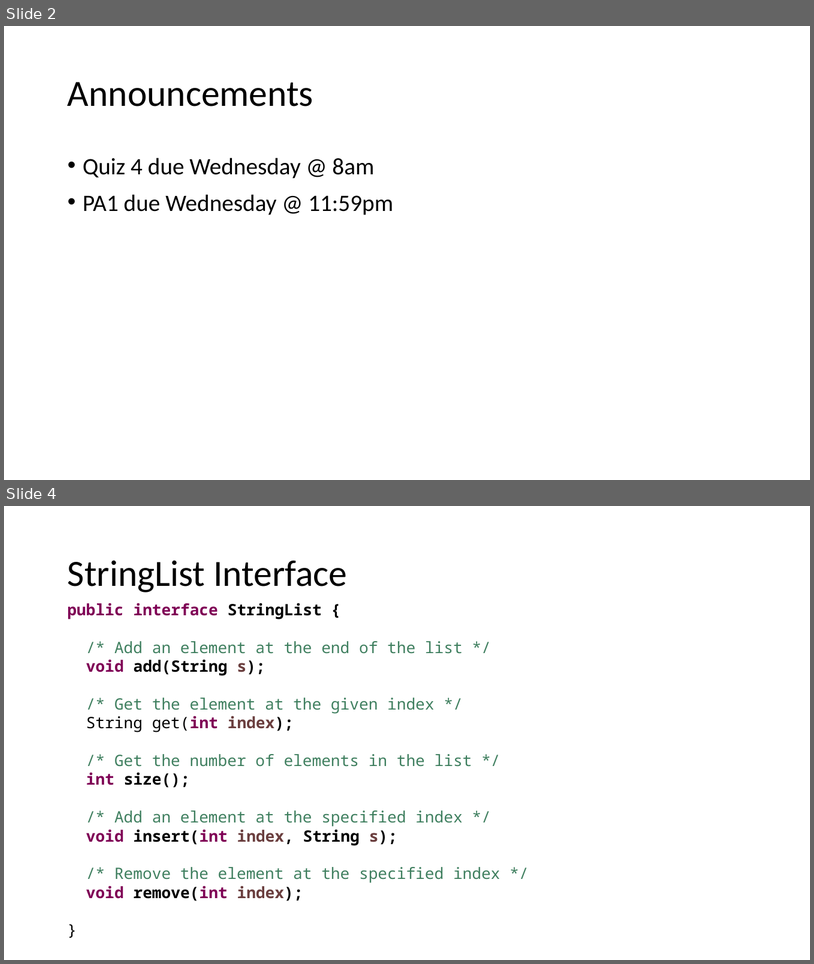
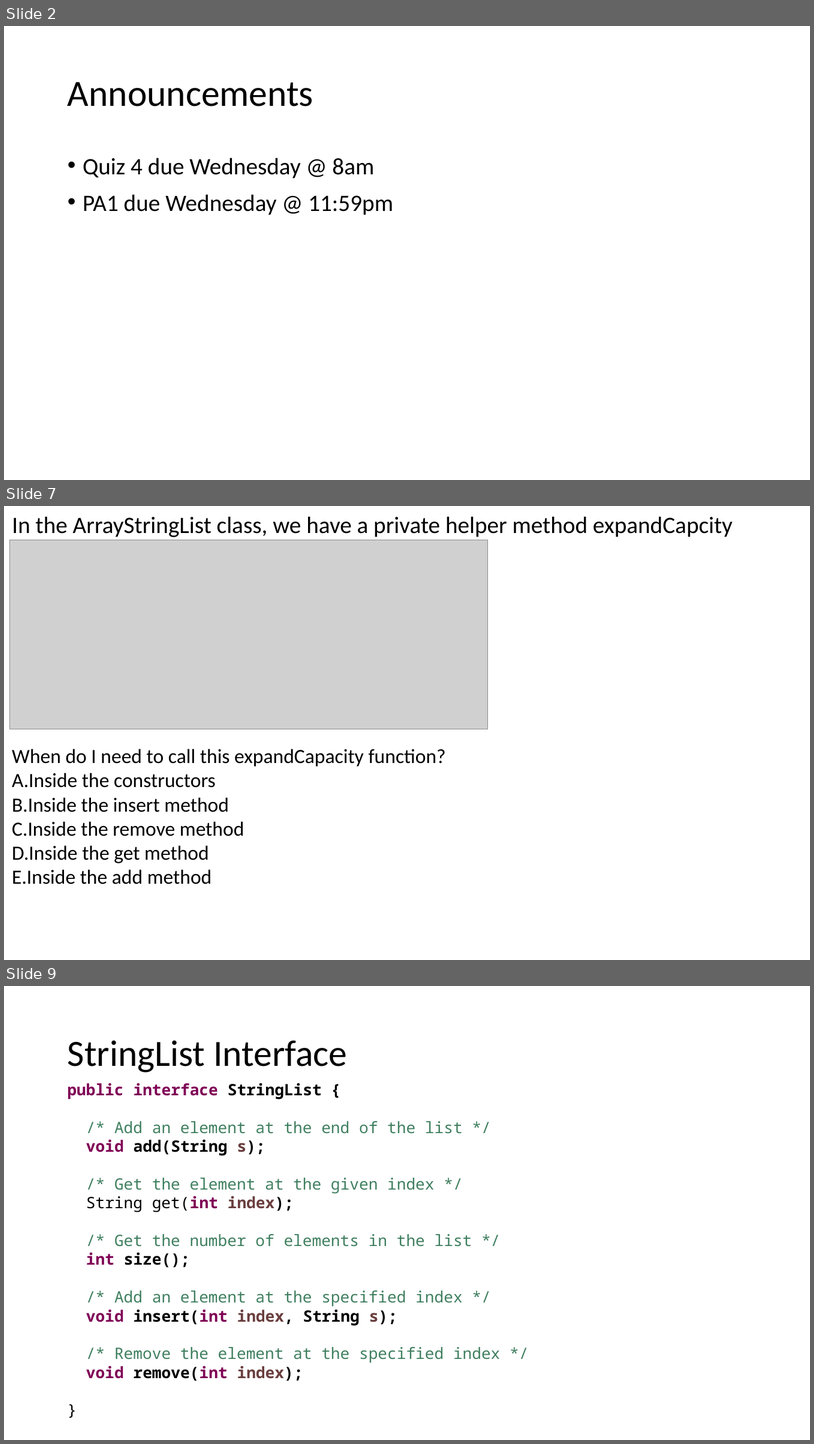
Before and after one commit to ucsd-cse12-w21/ucsd-cse12-w21.github.io, a slide deck: lectures/lecture-04/Lecture-Live D00/Lecture 04 - Lecture.pptx. Shown one above the other, each under a label of ours: slides 2 and 4 before the commit, slides 2, 7 and 9 after it; the slides between them are not shown. The pictures are 814x964 and 814x1444 pixels, drawn with LibreOffice and Linux fonts; fonts in the diff are those of the drawing; grey boxes stand for pictures. Boxes give left, top, right and bottom in pixels: in the first picture for what was removed or moved away, otherwise in the second. Text is boxed around its words. In the diff, an @@ line names an element or a change of style, - is before the commit and + after.

```diff
--- a/lectures/lecture-04/Lecture-Live D00/Lecture 04 - Lecture.pptx
+++ b/lectures/lecture-04/Lecture-Live D00/Lecture 04 - Lecture.pptx
@@ slide 7 added at [4,506,810,960], background #FFFFFF @@
@@ text added at [12,516,733,537], 21 pt, text #000000 @@
+In the ArrayStringList class, we have a private helper method expandCapcity
@@ picture added at [9,540,488,729] @@
@@ text added at [12,748,446,884], 18 pt, text #000000 @@
+When do I need to call this expandCapacity function?
+A. Inside the constructors
+B. Inside the insert method
+C. Inside the remove method
+D. Inside the get method
+E. Inside the add method
@@ what was slide 4 is now slide 9 @@
```
Also in this commit, not shown: 1 slide changed, 4 other slides added, 3 other files.
